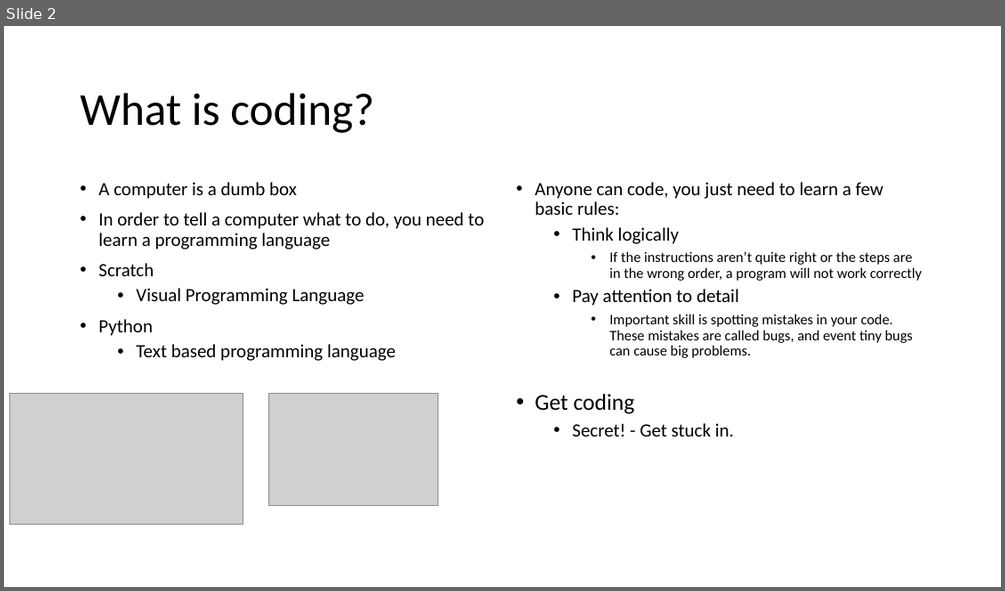
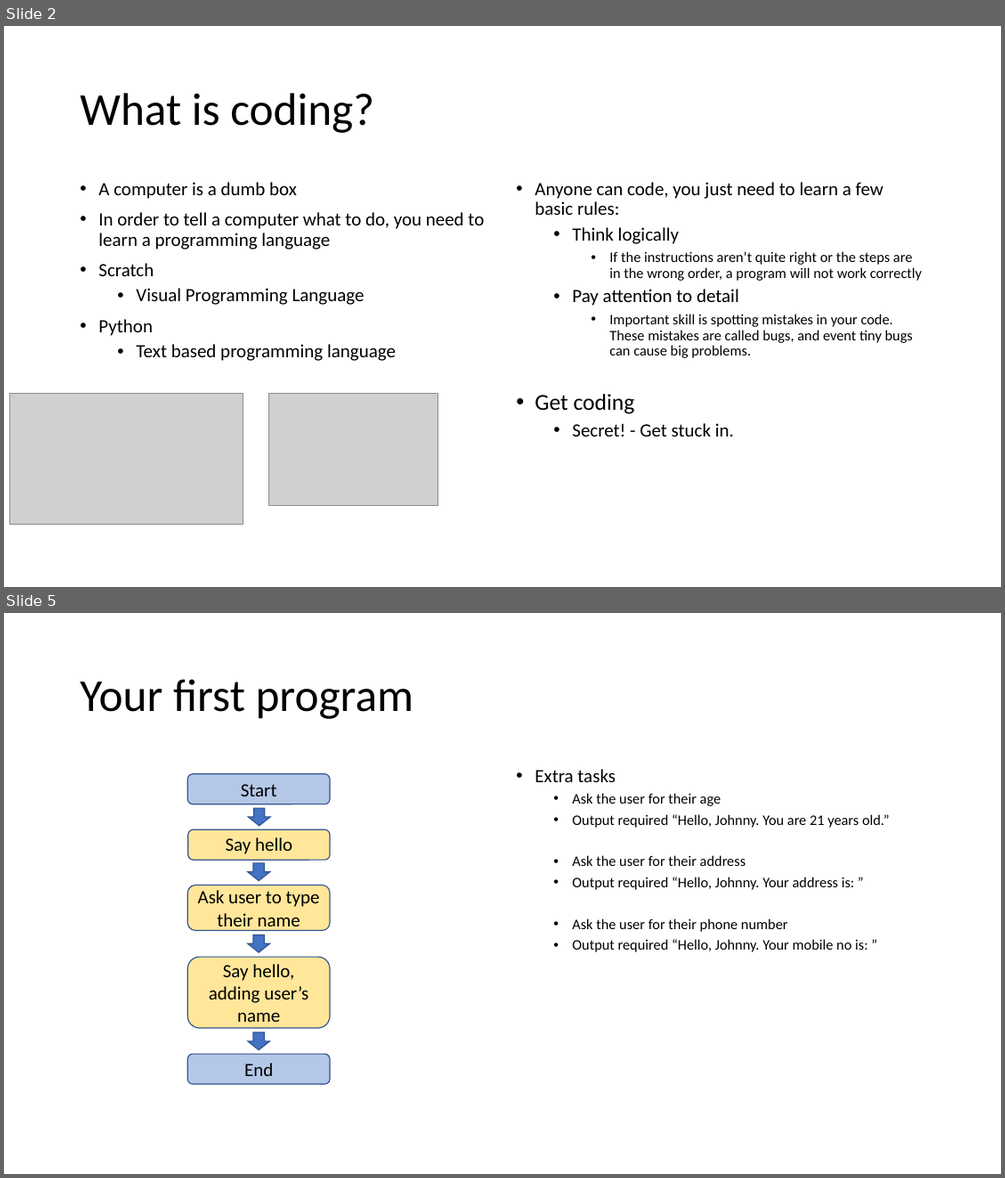
Before and after one commit to campbellCollege/python-projects, a slide deck: docs/Wk-01/python-projects-wk-01.pptx. Shown one above the other, each under a label of ours: slide 2 before the commit, slides 2 and 5 after it; the slides between them are not shown. The pictures are 1005x591 and 1005x1178 pixels, drawn with LibreOffice and Linux fonts; fonts in the diff are those of the drawing; grey boxes stand for pictures. Boxes give left, top, right and bottom in pixels: in the first picture for what was removed or moved away, otherwise in the second. Text is boxed around its words. In the diff, an @@ line names an element or a change of style, - is before the commit and + after.

```diff
--- a/docs/Wk-01/python-projects-wk-01.pptx
+++ b/docs/Wk-01/python-projects-wk-01.pptx
@@ slide 5 added at (4, 613, 1001, 1174), background #FFFFFF @@
@@ title added at (80, 679, 414, 719), 44 pt, text #000000 @@
+Your first program
@@ text added at (534, 769, 890, 952), 14 pt, text #000000 @@
+• Extra tasks
+  • Ask the user for their age
+  • Output required “Hello, Johnny. You are 21 years old.”
+  • Ask the user for their address
+  • Output required “Hello, Johnny. Your address is: ”
+  • Ask the user for their phone number
+  • Output required “Hello, Johnny. Your mobile no is: ”
@@ rounded rectangle added at (188, 774, 330, 803), fill #B4C7E7, outline #325491 1 pt, 18 pt, text #000000 @@
+Start
@@ down arrow added at (249, 808, 270, 826), fill #4472C4, outline #325491 1 pt @@
@@ text added at (188, 830, 330, 860), fill #FFE699, outline #325491 1 pt, 18 pt, text #000000 @@
+Say hello
@@ down arrow added at (248, 863, 269, 881), fill #4472C4, outline #325491 1 pt @@
@@ rounded rectangle added at (188, 885, 330, 931), fill #FFE699, outline #325491 1 pt, 18 pt, text #000000 @@
+Ask user to type their name
@@ rounded rectangle added at (188, 957, 330, 1028), fill #FFE699, outline #325491 1 pt, 18 pt, text #000000 @@
+Say hello, adding user’s name
@@ down arrow added at (248, 934, 269, 952), fill #4472C4, outline #325491 1 pt @@
@@ down arrow added at (248, 1032, 269, 1051), fill #4472C4, outline #325491 1 pt @@
@@ rounded rectangle added at (188, 1054, 330, 1083), fill #B4C7E7, outline #325491 1 pt, 18 pt, text #000000 @@
+End
```
Also in this commit, not shown: 1 slide changed, 1 other slide added, 2 slides removed, 2 other files.
